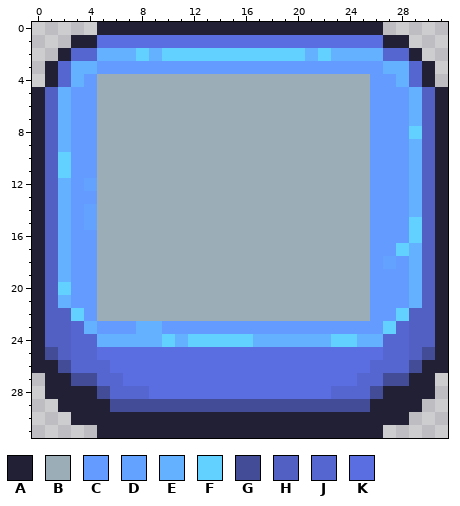
Two versions of one pixel-art sprite, app/src/main/assets/sidebar/gravel.png. That is the earlier state.
The file is 96x96 pixels, drawn in blocks of 3x3; one block is one cell here.
Palette (. is transparent): A #222034  B #9badb7  C #639bff  D #63a3ff  E #63b1ff  F #63d1ff  G #434d97  H #5260c3  J #5666d0  K #5b6ee1
Pixels before, first column x 0:
 0 .....AAAAAAAAAAAAAAAAAAAAAA.....
 1 ...AAKKKKKKKKKKKKKKKKKKKKKKAA...
 2 ..AJJEEEFEFFFFFFFFFFFEFEEEEJJA..
 3 .AJEECCCCCCCCCCCCCCCCCCCCCCEEJA.
 4 .AJECBBBBBBBBBBBBBBBBBBBBBCCEJA.
 5 AHECCBBBBBBBBBBBBBBBBBBBBBCCCEHA
 6 AHECCBBBBBBBBBBBBBBBBBBBBBCCCEHA
 7 AHECCBBBBBBBBBBBBBBBBBBBBBCCCEHA
 8 AHECCBBBBBBBBBBBBBBBBBBBBBCCCFHA
 9 AHECCBBBBBBBBBBBBBBBBBBBBBCCCEHA
10 AHFCCBBBBBBBBBBBBBBBBBBBBBCCCEHA
11 AHFCCBBBBBBBBBBBBBBBBBBBBBCCCEHA
12 AHECDBBBBBBBBBBBBBBBBBBBBBCCCEHA
13 AHECCBBBBBBBBBBBBBBBBBBBBBCCCEHA
14 AHECDBBBBBBBBBBBBBBBBBBBBBCCCEHA
15 AHECDBBBBBBBBBBBBBBBBBBBBBCCCFHA
16 AHECCBBBBBBBBBBBBBBBBBBBBBCCCFHA
17 AHECCBBBBBBBBBBBBBBBBBBBBBCCFEHA
18 AHECCBBBBBBBBBBBBBBBBBBBBBCDCEHA
19 AHECCBBBBBBBBBBBBBBBBBBBBBCCCEHA
20 AHFCCBBBBBBBBBBBBBBBBBBBBBCCCEHA
21 AHECCBBBBBBBBBBBBBBBBBBBBBCCCEHA
22 AHHFCBBBBBBBBBBBBBBBBBBBBBCCFHHA
23 AHHJECCCEECCCCCCCCCCCCCCCCCFJHHA
24 AHHJJEEEEEFEFFFFFEEEEEEFFEEJJHHA
25 AGHJJKKKKKKKKKKKKKKKKKKKKKKJJHGA
26 AAGJJJKKKKKKKKKKKKKKKKKKKKJJJGAA
27 .AAGGJJKKKKKKKKKKKKKKKKKKJJGGAA.
28 .AAAAGJJJKKKKKKKKKKKKKKJJJGAAAA.
29 ..AAAAGGGGGGGGGGGGGGGGGGGGAAAA..
30 ...AAAAAAAAAAAAAAAAAAAAAAAAAA...
31 .....AAAAAAAAAAAAAAAAAAAAAA.....
Now the later version:
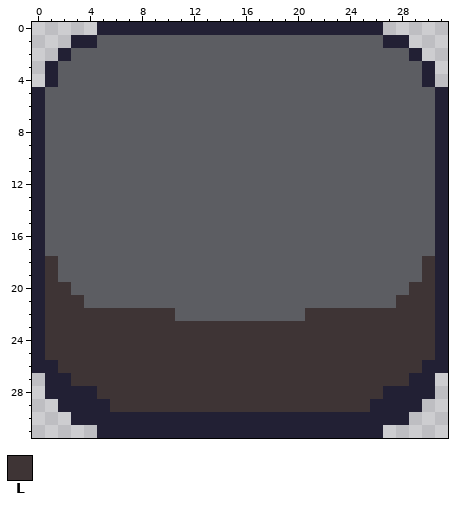
Colours new in this view: L #3e3435
What changed:
{"colour":"B","old":"#9badb7","new":"#5c5d62"}
{"y":1,"x":5,"old":"KKKKKKKKKKKKKKKKKKKKKK","new":"BBBBBBBBBBBBBBBBBBBBBB"}
{"y":2,"x":3,"old":"JJEEEFEFFFFFFFFFFFEFEEEEJJ","new":"BBBBBBBBBBBBBBBBBBBBBBBBBB"}
{"y":3,"x":2,"old":"JEECCCCCCCCCCCCCCCCCCCCCCEEJ","new":"BBBBBBBBBBBBBBBBBBBBBBBBBBBB"}
{"y":4,"x":2,"old":"JEC","new":"BBB"}
{"y":4,"x":26,"old":"CCEJ","new":"BBBB"}
{"y":5,"x":1,"old":"HECC","new":"BBBB"}
{"y":5,"x":26,"old":"CCCEH","new":"BBBBB"}
{"y":6,"x":1,"old":"HECC","new":"BBBB"}
{"y":6,"x":26,"old":"CCCEH","new":"BBBBB"}
{"y":7,"x":1,"old":"HECC","new":"BBBB"}
{"y":7,"x":26,"old":"CCCEH","new":"BBBBB"}
{"y":8,"x":1,"old":"HECC","new":"BBBB"}
{"y":8,"x":26,"old":"CCCFH","new":"BBBBB"}
{"y":9,"x":1,"old":"HECC","new":"BBBB"}
{"y":9,"x":26,"old":"CCCEH","new":"BBBBB"}
{"y":10,"x":1,"old":"HFCC","new":"BBBB"}
{"y":10,"x":26,"old":"CCCEH","new":"BBBBB"}
{"y":11,"x":1,"old":"HFCC","new":"BBBB"}
{"y":11,"x":26,"old":"CCCEH","new":"BBBBB"}
{"y":12,"x":1,"old":"HECD","new":"BBBB"}
{"y":12,"x":26,"old":"CCCEH","new":"BBBBB"}
{"y":13,"x":1,"old":"HECC","new":"BBBB"}
{"y":13,"x":26,"old":"CCCEH","new":"BBBBB"}
{"y":14,"x":1,"old":"HECD","new":"BBBB"}
{"y":14,"x":26,"old":"CCCEH","new":"BBBBB"}
{"y":15,"x":1,"old":"HECD","new":"BBBB"}
{"y":15,"x":26,"old":"CCCFH","new":"BBBBB"}
{"y":16,"x":1,"old":"HECC","new":"BBBB"}
{"y":16,"x":26,"old":"CCCFH","new":"BBBBB"}
{"y":17,"x":1,"old":"HECC","new":"BBBB"}
{"y":17,"x":26,"old":"CCFEH","new":"BBBBB"}
{"y":18,"x":1,"old":"HECC","new":"LBBB"}
{"y":18,"x":26,"old":"CDCEH","new":"BBBBL"}
{"y":19,"x":1,"old":"HECC","new":"LBBB"}
{"y":19,"x":26,"old":"CCCEH","new":"BBBBL"}
{"y":20,"x":1,"old":"HFCC","new":"LLBB"}
{"y":20,"x":26,"old":"CCCEH","new":"BBBLL"}
{"y":21,"x":1,"old":"HECC","new":"LLLB"}
{"y":21,"x":26,"old":"CCCEH","new":"BBLLL"}
{"y":22,"x":1,"old":"HHFCBBBBBB","new":"LLLLLLLLLL"}
{"y":22,"x":21,"old":"BBBBBCCFHH","new":"LLLLLLLLLL"}
{"y":23,"x":1,"old":"HHJECCCEECCCCCCCCCCCCCCCCCFJHH","new":"LLLLLLLLLLLLLLLLLLLLLLLLLLLLLL"}
{"y":24,"x":1,"old":"HHJJEEEEEFEFFFFFEEEEEEFFEEJJHH","new":"LLLLLLLLLLLLLLLLLLLLLLLLLLLLLL"}
{"y":25,"x":1,"old":"GHJJKKKKKKKKKKKKKKKKKKKKKKJJHG","new":"LLLLLLLLLLLLLLLLLLLLLLLLLLLLLL"}
{"y":26,"x":2,"old":"GJJJKKKKKKKKKKKKKKKKKKKKJJJG","new":"LLLLLLLLLLLLLLLLLLLLLLLLLLLL"}
{"y":27,"x":3,"old":"GGJJKKKKKKKKKKKKKKKKKKJJGG","new":"LLLLLLLLLLLLLLLLLLLLLLLLLL"}
{"y":28,"x":5,"old":"GJJJKKKKKKKKKKKKKKJJJG","new":"LLLLLLLLLLLLLLLLLLLLLL"}
{"y":29,"x":6,"old":"GGGGGGGGGGGGGGGGGGGG","new":"LLLLLLLLLLLLLLLLLLLL"}
